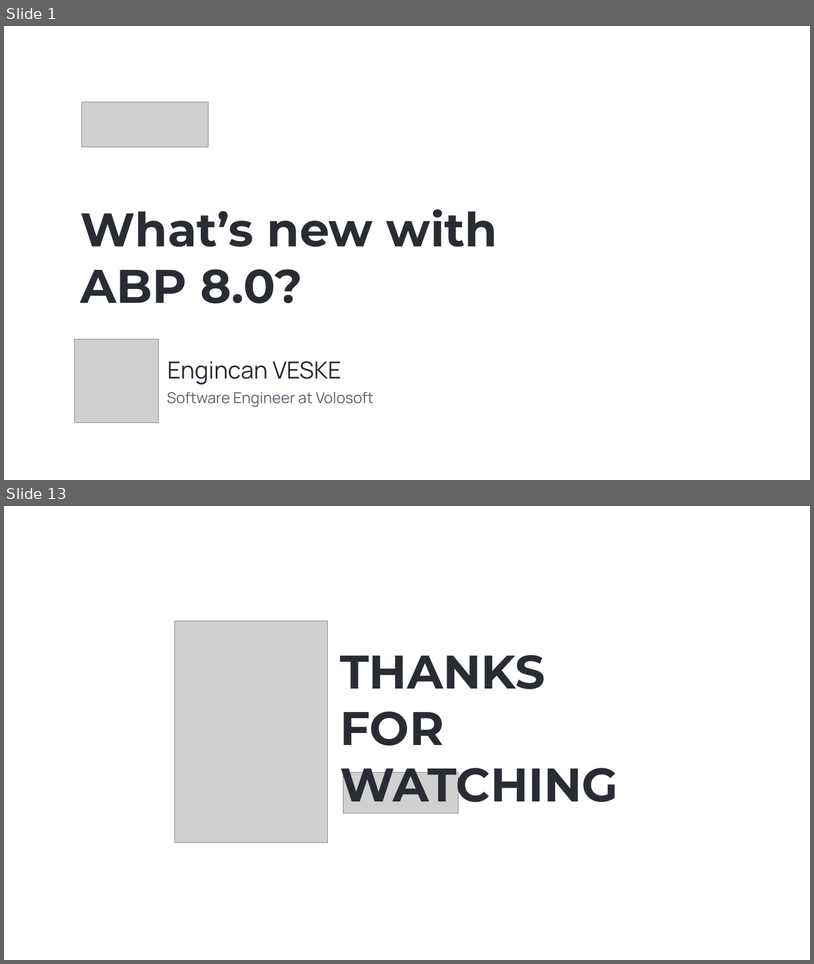
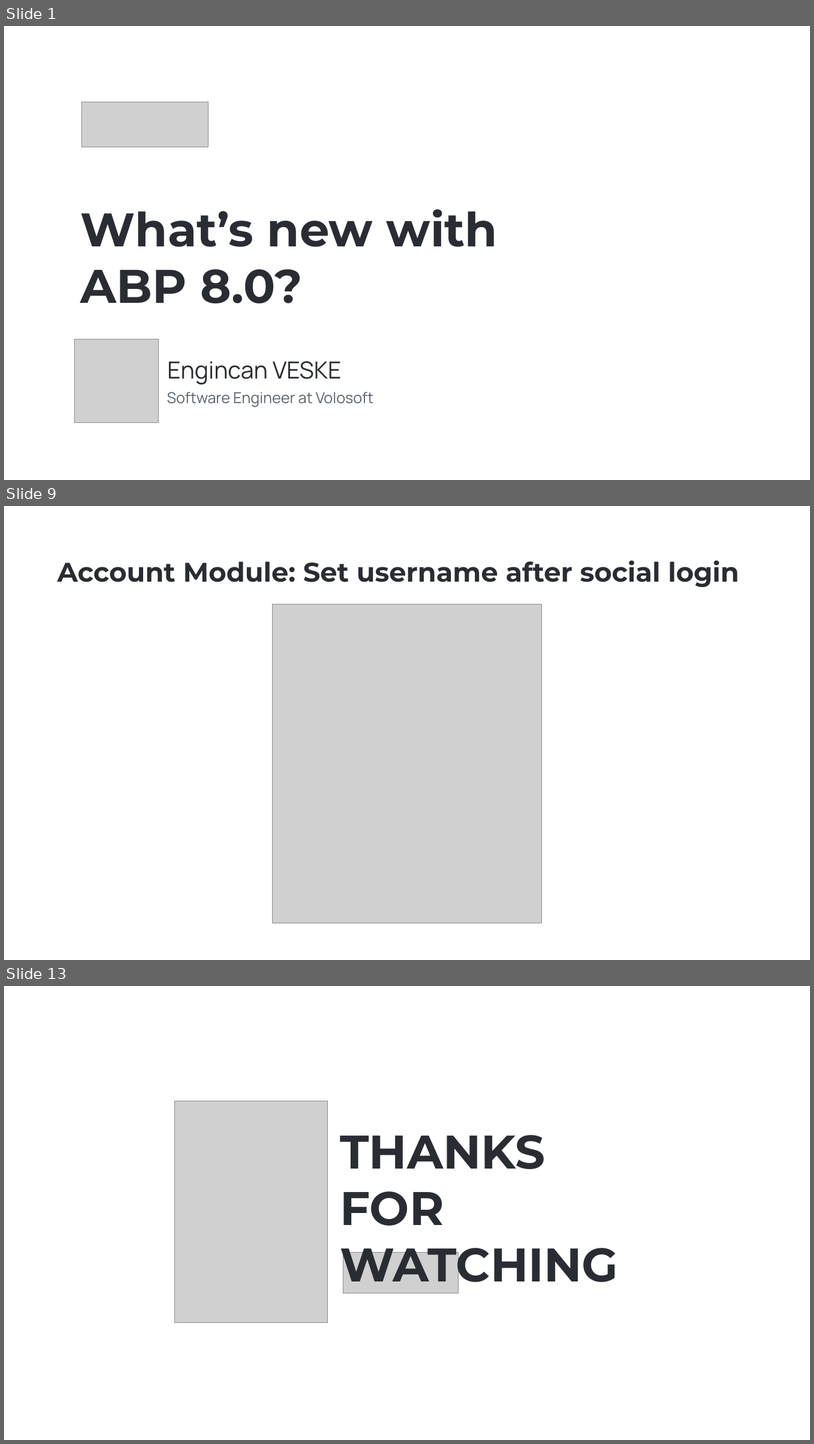
Before and after one commit to EngincanV/presentations, a slide deck: ABP/Community-Talks-2023.8/Community-Talks-2023.8.pptx. Shown one above the other, each under a label of ours: slides 1 and 13 before the commit, slides 1, 9 and 13 after it; the slides between them are not shown. The pictures are 814x964 and 814x1444 pixels, drawn with LibreOffice and Linux fonts; fonts in the diff are those of the drawing; grey boxes stand for pictures; background and template pictures are left out. Boxes give left, top, right and bottom in pixels: in the first picture for what was removed or moved away, otherwise in the second. Text is boxed around its words. In the diff, an @@ line names an element or a change of style, - is before the commit and + after.

```diff
--- a/ABP/Community-Talks-2023.8/Community-Talks-2023.8.pptx
+++ b/ABP/Community-Talks-2023.8/Community-Talks-2023.8.pptx
@@ slide 9 added at (x1=4, y1=506, x2=810, y2=960), background picture (left out) @@
@@ text added at (x1=57, y1=560, x2=740, y2=587), 32 pt, text #292D33, bold @@
+Account Module: Set username after social login
@@ picture added at (x1=273, y1=604, x2=542, y2=922) @@
```
Also in this commit, not shown: 10 slides changed, 1 slide removed, 1 other file.
